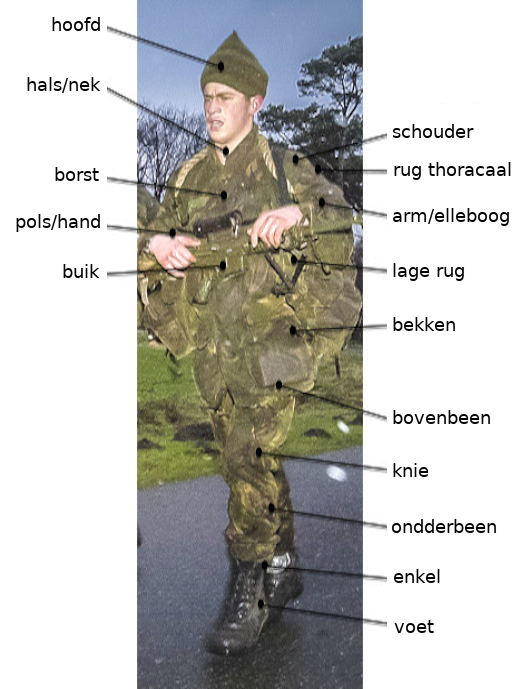
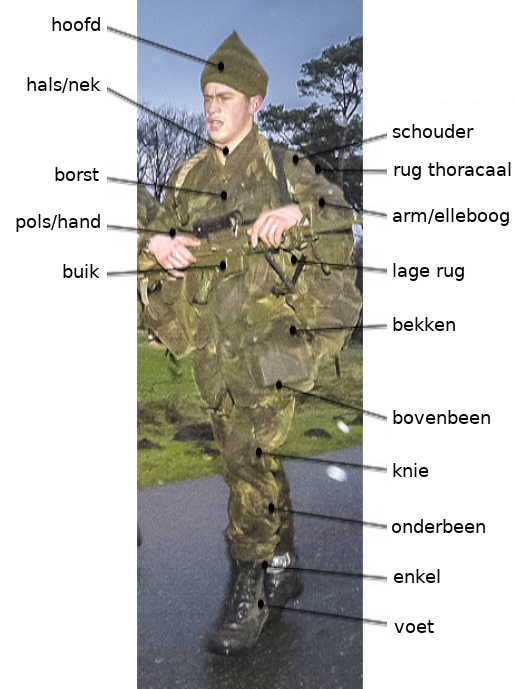
Before/after of a w=516, h=689 layered artwork. What changed in the layer stack:
renamed "ondderbeen" to "onderbeen", painted on it over (425, 519, 497, 533)
